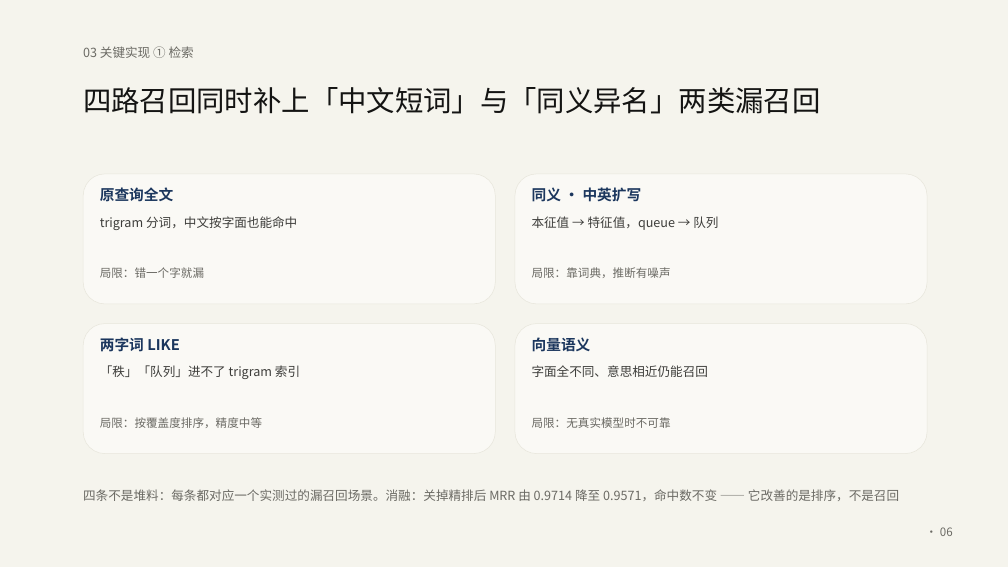
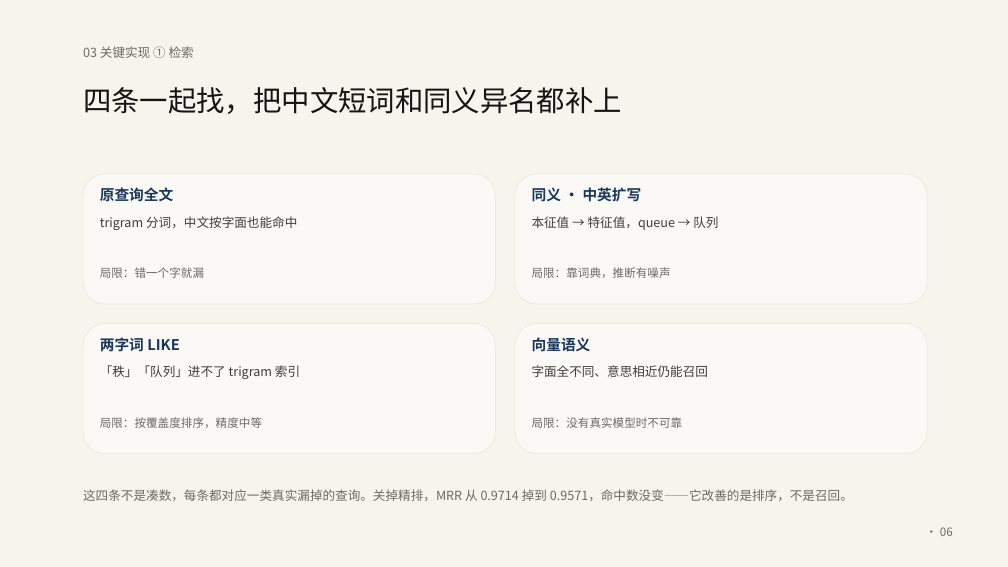
Before and after one commit to Baicaicn23/StudyGraph, a slide deck: slide 6 of docs/作品集/参赛/知迹答辩/知迹答辩.pptx. Drawn at 1008x567 pixels with LibreOffice and Linux fonts; fonts in the diff are those of the drawing. Boxes give left, top, right and bottom in pixels: in the first picture for what was removed or moved away, otherwise in the second. Text is boxed around its words. In the diff, an @@ line names an element or a change of style, - is before the commit and + after.

Commit message:
feat(参赛): 用 humanizer-zh-pro 重写答辩 PPT 文案（11 页）
用户要求调用「让 AI 输出更像人类表达」的技能。技能市场装了 humanizer-zh-pro（中文降AI味），
它明确针对汇报材料，按知网/万方/维普检测器校准。

按其规则重写全部 11 页文案：
- 删二元对比与三件套排比（不是…而是…、三个「可」连用）
- 删金句式标题（「0.05 的容差把感觉变差变成命令失败」→「容差 0.05，掉出这个范围就算失败」）
- 删空洞引领词与万能动词；给每句补上主语
- 破折号减到每页 0–1 处；箭头改成句号断句；状态词「达标/部分/未做」→「达标/一半/没做」
- 保留结论式标题这一**结构要求**，只去掉对偶与排比；术语与数字全部保持准确

改写已落到 kami_slides.py 并重新生成：11 页 / 168 KB / 页名 11/11 落盘 / validate 无错。

```diff
--- a/docs/作品集/参赛/知迹答辩/知迹答辩.pptx
+++ b/docs/作品集/参赛/知迹答辩/知迹答辩.pptx
@@ text at (83,87,622,114): text changed @@
-四路召回同时补上「中文短词」与「同义异名」两类漏召回
+四条一起找，把中文短词和同义异名都补上
@@ text at (532,417,683,428): text changed @@
-局限：无真实模型时不可靠
+局限：没有真实模型时不可靠
@@ text at (83,489,853,501): text changed @@
-四条不是堆料：每条都对应一个实测过的漏召回场景。消融：关掉精排后 MRR 由 0.9714 降至 0.9571，命中数不变 —— 它改善的是排序，不是召回
+这四条不是凑数，每条都对应一类真实漏掉的查询。关掉精排，MRR 从 0.9714 掉到 0.9571，命中数没变——它改善的是排序，不是召回。
```
Also in this commit, not shown: 10 other slides changed, 2 other files.
